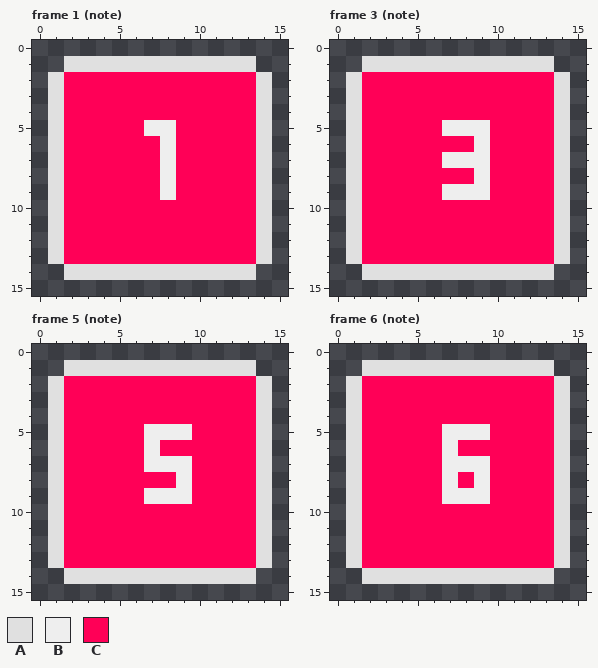
Pixel-art file -- Assets/AnimationImporter/note.ase. Above: the version before the commit.
16x16 pixels, 16 frames. Shown: frame 1 (note), frame 3 (note), frame 5 (note), frame 6 (note). The commit also changed other frames, which this record leaves out.
Visible layers, top first: "label", "button".
Palette (. is transparent): A #e0e0e0  B #eeeeee  C #ff0057
Pixels before, frame 1 (note), first column x 1:
 1 .AAAAAAAAAAAA.
 2 ACCCCCCCCCCCCA
 3 ACCCCCCCCCCCCA
 4 ACCCCCCCCCCCCA
 5 ACCCCCBBCCCCCA
 6 ACCCCCCBCCCCCA
 7 ACCCCCCBCCCCCA
 8 ACCCCCCBCCCCCA
 9 ACCCCCCBCCCCCA
10 ACCCCCCCCCCCCA
11 ACCCCCCCCCCCCA
12 ACCCCCCCCCCCCA
13 ACCCCCCCCCCCCA
14 .AAAAAAAAAAAA.
Pixels before, frame 3 (note), first column x 1:
 1 .AAAAAAAAAAAA.
 2 ACCCCCCCCCCCCA
 3 ACCCCCCCCCCCCA
 4 ACCCCCCCCCCCCA
 5 ACCCCCBBBCCCCA
 6 ACCCCCCCBCCCCA
 7 ACCCCCBBBCCCCA
 8 ACCCCCCCBCCCCA
 9 ACCCCCBBBCCCCA
10 ACCCCCCCCCCCCA
11 ACCCCCCCCCCCCA
12 ACCCCCCCCCCCCA
13 ACCCCCCCCCCCCA
14 .AAAAAAAAAAAA.
Pixels before, frame 5 (note), first column x 1:
 1 .AAAAAAAAAAAA.
 2 ACCCCCCCCCCCCA
 3 ACCCCCCCCCCCCA
 4 ACCCCCCCCCCCCA
 5 ACCCCCBBBCCCCA
 6 ACCCCCBCCCCCCA
 7 ACCCCCBBBCCCCA
 8 ACCCCCCCBCCCCA
 9 ACCCCCBBBCCCCA
10 ACCCCCCCCCCCCA
11 ACCCCCCCCCCCCA
12 ACCCCCCCCCCCCA
13 ACCCCCCCCCCCCA
14 .AAAAAAAAAAAA.
Pixels before, frame 6 (note), first column x 1:
 1 .AAAAAAAAAAAA.
 2 ACCCCCCCCCCCCA
 3 ACCCCCCCCCCCCA
 4 ACCCCCCCCCCCCA
 5 ACCCCCBBBCCCCA
 6 ACCCCCBCCCCCCA
 7 ACCCCCBBBCCCCA
 8 ACCCCCBCBCCCCA
 9 ACCCCCBBBCCCCA
10 ACCCCCCCCCCCCA
11 ACCCCCCCCCCCCA
12 ACCCCCCCCCCCCA
13 ACCCCCCCCCCCCA
14 .AAAAAAAAAAAA.
New version:
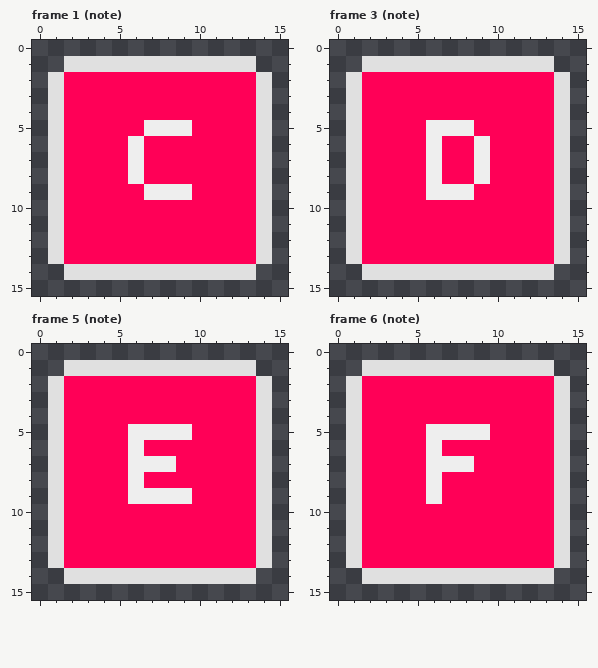
The edit:
{"change": "layer \"ladbel letter\" added"}
{"change": "layer \"label\" removed"}
{"where": "frame 1 (note)"}
{"frame":1,"y":5,"x":9,"old":"C","new":"B"}
{"frame":1,"y":6,"x":6,"old":"C","new":"B"}
{"frame":1,"y":6,"x":8,"old":"B","new":"C"}
{"frame":1,"y":7,"x":6,"old":"C","new":"B"}
{"frame":1,"y":7,"x":8,"old":"B","new":"C"}
{"frame":1,"y":8,"x":6,"old":"C","new":"B"}
{"frame":1,"y":8,"x":8,"old":"B","new":"C"}
{"frame":1,"y":9,"x":7,"old":"C","new":"B"}
{"frame":1,"y":9,"x":9,"old":"C","new":"B"}
{"where": "frame 3 (note)"}
{"frame":3,"y":5,"x":6,"old":"C","new":"B"}
{"frame":3,"y":5,"x":9,"old":"B","new":"C"}
{"frame":3,"y":6,"x":6,"old":"C","new":"B"}
{"frame":3,"y":7,"x":6,"old":"CBB","new":"BCC"}
{"frame":3,"y":8,"x":6,"old":"C","new":"B"}
{"frame":3,"y":9,"x":6,"old":"C","new":"B"}
{"frame":3,"y":9,"x":9,"old":"B","new":"C"}
{"where": "frame 5 (note)"}
{"frame":5,"y":5,"x":6,"old":"C","new":"B"}
{"frame":5,"y":6,"x":6,"old":"CB","new":"BC"}
{"frame":5,"y":7,"x":6,"old":"C","new":"B"}
{"frame":5,"y":7,"x":9,"old":"B","new":"C"}
{"frame":5,"y":8,"x":6,"old":"C","new":"B"}
{"frame":5,"y":8,"x":9,"old":"B","new":"C"}
{"frame":5,"y":9,"x":6,"old":"C","new":"B"}
{"where": "frame 6 (note)"}
{"frame":6,"y":5,"x":6,"old":"C","new":"B"}
{"frame":6,"y":6,"x":6,"old":"CB","new":"BC"}
{"frame":6,"y":7,"x":6,"old":"C","new":"B"}
{"frame":6,"y":7,"x":9,"old":"B","new":"C"}
{"frame":6,"y":8,"x":6,"old":"CB","new":"BC"}
{"frame":6,"y":8,"x":9,"old":"B","new":"C"}
{"frame":6,"y":9,"x":6,"old":"CBBB","new":"BCCC"}
